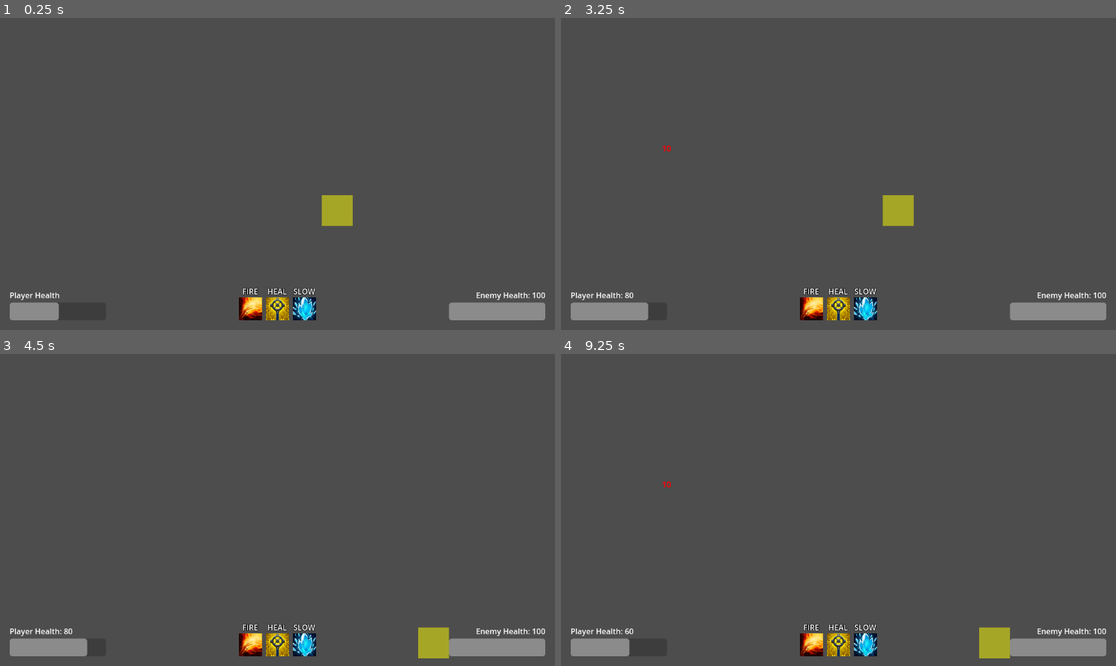
Above: before the commit, frames 1-4 (two rows, left to right).
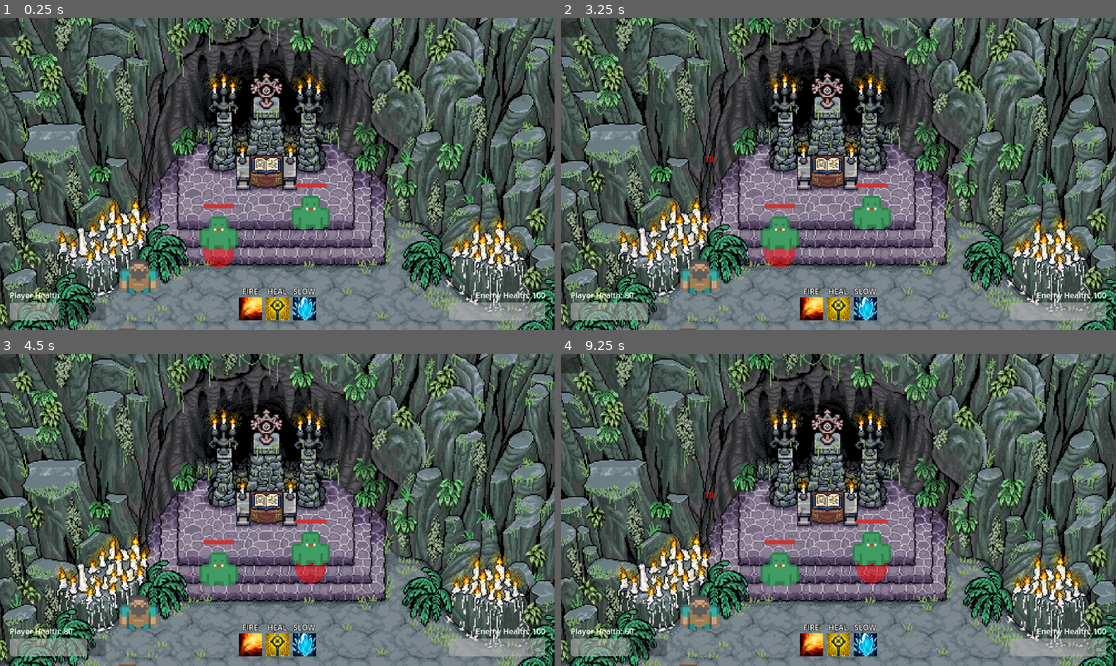
Above: after the commit, the same moments.

Repository: guyguy2001/spec-typing-game
Game: Godot game, scene res://src/core/arena.tscn
Same seed, same stepped clock (60 frames per second), same inputs: the game is played once before the commit and once after it.
Inputs (mouse positions are in pixels of both pictures, inside the frame that each line leads up to):
- Up to frame 1 (0.25 s): no input
- Up to frame 2 (3.25 s): tap Enter at 0.5, 2 s; move the mouse to (960, 158) at 0.52 s; hold Shift 0.53-1.25 s; click (960, 158) at 0.67 s; tap Space at 0.77, 1.25, 2.75 s; drag from (727, 189) to (810, 236) at 1.27 s; move the mouse to (894, 105) at 2.02 s; tap Ctrl at 2.1 s; click (894, 105) at 2.17 s; drag from (810, 236) to (672, 127) at 2.77 s
- Up to frame 3 (4.5 s): move the mouse to (444, 556) at 3.52 s; tap Tab at 3.6 s; click (444, 556) at 3.67 s; tap Space at 3.77 s; tap Enter at 4.25 s; drag from (111, 463) to (194, 432) at 4.27 s
- Up to frame 4 (9.25 s): tap Space at 5, 6.77 s; move the mouse to (866, 510) at 5.02 s; tap Alt at 5.1 s; click (866, 510) at 5.17 s; drag from (755, 432) to (727, 525) at 5.77 s; move the mouse to (960, 494) at 6.52 s; tap Backspace at 6.6 s; click (960, 494) at 6.67 s; drag from (727, 525) to (810, 572) at 7.27 s; move the mouse to (894, 441) at 8.02 s; hold Shift 8.03-8.75 s; click (894, 441) at 8.17 s; drag from (810, 572) to (672, 463) at 8.77 s

The runs differ from the first frame. In frame 1, 72% of the frame differs, in the area x 0-100%, y 0-100%; in frame 2, 72%; in frame 3, 72%; in frame 4, 72%.

Commit message:
feat(visual): Implement spawn points and fix TargetIndicator visibility
- Arena now utilizes custom 'spawn_point' group nodes for enemy spawning.
- TargetIndicator Z-index adjusted to ensure visibility above background.
- Arena code updated to dynamically select spawn positions.

Diff:
--- a/project.godot
+++ b/project.godot
@@ -17,3 +17,7 @@
 [editor_plugins]
 
 enabled=PackedStringArray("res://addons/gut/plugin.cfg")
+
+[rendering]
+
+textures/canvas_textures/default_texture_filter=0
--- a/src/characters/enemy.gd
+++ b/src/characters/enemy.gd
@@ -2,9 +2,18 @@
 extends Character
 class_name Enemy
 
+@onready var health_bar: FloatingHealthBar = $FloatingHealthBar
+
 func _ready() -> void:
 	super._ready()
 	character_name = "Enemy"
+	if health_bar:
+		health_bar.update_health(health, max_health)
+		connect("health_changed", Callable(self, "_on_health_changed"))
+
+func _on_health_changed(new_health: float) -> void:
+	if health_bar:
+		health_bar.update_health(new_health, max_health)
 
 func _physics_process(delta: float) -> void:
 	# Enemy AI logic will go here.
--- a/src/characters/enemy.tscn
+++ b/src/characters/enemy.tscn
@@ -1,11 +1,26 @@
-[gd_scene load_steps=4 format=3 uid="uid://bu6da32lekbo8"]
+[gd_scene load_steps=7 format=3 uid="uid://bu6da32lekbo8"]
 
 [ext_resource type="Script" uid="uid://dg6aagy552i5i" path="res://src/characters/enemy.gd" id="1_cde34"]
 [ext_resource type="PackedScene" path="res://src/ai/enemy_ai_controller.tscn" id="2_ai_scene"]
+[ext_resource type="Texture2D" uid="uid://becxoy4il3acl" path="res://sprites/orc.tres" id="2_ndt6u"]
 [ext_resource type="Resource" uid="uid://m7hqedijnycn" path="res://resources/enemy_attack.tres" id="3_omn8r"]
+[ext_resource type="PackedScene" path="res://src/ui/floating_health_bar.tscn" id="5_health_bar"]
+
+[sub_resource type="RectangleShape2D" id="RectangleShape2D_enemy_collision"]
+size = Vector2(16, 16)
 
 [node name="Enemy" type="CharacterBody2D"]
+z_index = 1
 script = ExtResource("1_cde34")
+
+[node name="Sprite2D" type="Sprite2D" parent="."]
+scale = Vector2(5, 5)
+texture = ExtResource("2_ndt6u")
+
+[node name="CollisionShape2D" type="CollisionShape2D" parent="."]
+shape = SubResource("RectangleShape2D_enemy_collision")
+
+[node name="FloatingHealthBar" parent="." instance=ExtResource("5_health_bar")]
 
 [node name="EnemyAIController" parent="." instance=ExtResource("2_ai_scene")]
 attack_ability = ExtResource("3_omn8r")
--- a/src/characters/player.tscn
+++ b/src/characters/player.tscn
@@ -1,6 +1,18 @@
-[gd_scene load_steps=2 format=3]
+[gd_scene load_steps=4 format=3 uid="uid://c2vc6r7uq8daq"]
 
-[ext_resource type="Script" path="res://src/characters/player.gd" id="1_p1a2b"]
+[ext_resource type="Script" uid="uid://cdid3hj7whag0" path="res://src/characters/player.gd" id="1_p1a2b"]
+[ext_resource type="Texture2D" uid="uid://vj44kwf2k2rn" path="res://sprites/human.tres" id="2_human_sprite"]
+
+[sub_resource type="RectangleShape2D" id="RectangleShape2D_player_collision"]
+size = Vector2(16, 16)
 
 [node name="Player" type="CharacterBody2D"]
+z_index = 1
 script = ExtResource("1_p1a2b")
+
+[node name="Sprite2D" type="Sprite2D" parent="."]
+scale = Vector2(5, 5)
+texture = ExtResource("2_human_sprite")
+
+[node name="CollisionShape2D" type="CollisionShape2D" parent="."]
+shape = SubResource("RectangleShape2D_player_collision")
--- a/src/core/arena.gd
+++ b/src/core/arena.gd
@@ -15,6 +15,7 @@
 
 var enemies: Array[Enemy] = []
 var target_indicator: TargetIndicator = null
+var spawn_points: Array[Node] = []
 
 func _ready() -> void:
 	if player and hud:
@@ -38,9 +39,12 @@
 		if input_handler:
 			input_handler.connect("tab_pressed", Callable(self, "cycle_target"))
 
+		# Get spawn points
+		spawn_points = get_tree().get_nodes_in_group("spawn_point")
+
 		# Spawn initial enemies
-		spawn_enemy(Vector2(700, 400))
-		spawn_enemy(Vector2(900, 600))
+		spawn_enemy(spawn_points[0].position)
+		spawn_enemy(spawn_points[1].position)
 
 		# Setup Target Indicator
 		if target_indicator_scene:
@@ -158,8 +162,11 @@
 
 
 func _on_respawn_timer_timeout() -> void:
-	# Spawn at a randomish location or alternating
 	var spawn_pos = Vector2(randf_range(600, 900), randf_range(300, 600))
+	if not spawn_points.is_empty():
+		var random_point = spawn_points[randi() % spawn_points.size()]
+		spawn_pos = random_point.position
+
 	spawn_enemy(spawn_pos)
 
 func _on_player_died() -> void:
--- a/src/core/arena.tscn
+++ b/src/core/arena.tscn
@@ -1,13 +1,14 @@
-[gd_scene load_steps=9 format=3 uid="uid://444vkf1rlic4"]
+[gd_scene load_steps=10 format=3 uid="uid://444vkf1rlic4"]
 
-[ext_resource type="PackedScene" path="res://src/characters/player.tscn" id="1_aaaaa"]
-[ext_resource type="PackedScene" path="res://src/characters/enemy.tscn" id="2_bbbbb"]
+[ext_resource type="PackedScene" uid="uid://c2vc6r7uq8daq" path="res://src/characters/player.tscn" id="1_aaaaa"]
+[ext_resource type="PackedScene" uid="uid://bu6da32lekbo8" path="res://src/characters/enemy.tscn" id="2_bbbbb"]
 [ext_resource type="Script" uid="uid://di3sc4j537bte" path="res://src/core/state_machine.gd" id="3_ccccc"]
 [ext_resource type="Script" uid="uid://8q0tllrdpqxg" path="res://src/core/input_handler.gd" id="4_ddddd"]
 [ext_resource type="PackedScene" path="res://src/ui/hud.tscn" id="5_eeeee"]
 [ext_resource type="Script" uid="uid://btpks6xxmuk6u" path="res://src/core/arena.gd" id="6_fffff"]
 [ext_resource type="PackedScene" path="res://src/ui/game_over.tscn" id="7_game_over"]
 [ext_resource type="PackedScene" path="res://src/ui/target_indicator.tscn" id="8_target_ind"]
+[ext_resource type="Texture2D" uid="uid://bsps7dbic47to" path="res://sprites/background2.jpg" id="10_lnyqv"]
 
 [node name="Arena" type="Node2D"]
 script = ExtResource("6_fffff")
@@ -15,8 +16,18 @@
 game_over_ui_scene = ExtResource("7_game_over")
 target_indicator_scene = ExtResource("8_target_ind")
 
+[node name="Background" type="TextureRect" parent="."]
+z_index = -1
+offset_left = -1.0
+offset_top = -2.0
+offset_right = 1150.6666
+offset_bottom = 689.0
+mouse_filter = 2
+texture = ExtResource("10_lnyqv")
+expand_mode = 1
+
 [node name="Player" parent="." instance=ExtResource("1_aaaaa")]
-position = Vector2(200, 500)
+position = Vector2(288, 536)
 
 [node name="GameStateMachine" type="Node" parent="."]
 script = ExtResource("3_ccccc")
@@ -26,10 +37,23 @@
 
 [node name="HUD" parent="." instance=ExtResource("5_eeeee")]
 
+[node name="Control" type="Panel" parent="HUD"]
+offset_right = 40.0
+offset_bottom = 40.0
+
 [node name="RespawnTimer" type="Timer" parent="."]
-wait_time = 1.0
 one_shot = true
-autostart = false
+
+[node name="SpawnPoints" type="Node2D" parent="."]
+
+[node name="Node2D" type="Node2D" parent="SpawnPoints" groups=["spawn_point"]]
+position = Vector2(454, 447)
+
+[node name="Node2D2" type="Node2D" parent="SpawnPoints" groups=["spawn_point"]]
+position = Vector2(645, 404)
+
+[node name="Node2D3" type="Node2D" parent="SpawnPoints" groups=["spawn_point"]]
+position = Vector2(538, 384)
 
 [connection signal="backspace_pressed" from="InputHandler" to="Player" method="_on_input_handler_backspace_pressed"]
 [connection signal="space_pressed" from="InputHandler" to="Player" method="_on_input_handler_space_pressed"]
--- /dev/null
+++ b/src/ui/floating_health_bar.gd
@@ -0,0 +1,10 @@
+# floating_health_bar.gd
+extends ProgressBar
+class_name FloatingHealthBar
+
+func _ready() -> void:
+	show_percentage = false # Don't show text on the bar itself
+
+func update_health(new_health: float, max_health: float) -> void:
+	max_value = max_health
+	value = new_health
--- /dev/null
+++ b/src/ui/floating_health_bar.tscn
@@ -0,0 +1,29 @@
+[gd_scene load_steps=4 format=3]
+
+[ext_resource type="Script" path="res://src/ui/floating_health_bar.gd" id="1_health_bar"]
+
+[sub_resource type="StyleBoxFlat" id="StyleBoxFlat_bg"]
+bg_color = Color(0.1, 0.1, 0.1, 1)
+corner_radius_top_left = 2
+corner_radius_top_right = 2
+corner_radius_bottom_right = 2
+corner_radius_bottom_left = 2
+
+[sub_resource type="StyleBoxFlat" id="StyleBoxFlat_fill"]
+bg_color = Color(0.8, 0.2, 0.2, 1)
+corner_radius_top_left = 2
+corner_radius_top_right = 2
+corner_radius_bottom_right = 2
+corner_radius_bottom_left = 2
+
+[node name="FloatingHealthBar" type="ProgressBar"]
+custom_minimum_size = Vector2(64, 8)
+offset_left = -32.0
+offset_top = -60.0
+offset_right = 32.0
+offset_bottom = -52.0
+theme_override_styles/background = SubResource("StyleBoxFlat_bg")
+theme_override_styles/fill = SubResource("StyleBoxFlat_fill")
+value = 100.0
+show_percentage = false
+script = ExtResource("1_health_bar")
--- a/src/ui/target_indicator.gd
+++ b/src/ui/target_indicator.gd
@@ -1,5 +1,5 @@
 # target_indicator.gd
-extends ColorRect
+extends Control # Extend Control instead of ColorRect for custom drawing
 class_name TargetIndicator
 
 @export var target_node: Node2D = null:
@@ -7,19 +7,43 @@
 		target_node = value
 		if target_node:
 			show()
-			global_position = target_node.global_position - (size / 2)
+			_update_position()
+			queue_redraw() # Request redraw if target changes
 		else:
 			hide()
 
+var _color: Color = Color(1, 0, 0, 0.5) # Red, semi-transparent
+var _radius: float = 32.0 # Half of the custom_minimum_size (64/2)
+
 func _ready() -> void:
 	if target_node:
-		show()
-		global_position = target_node.global_position - (size / 2)
+		_update_position()
 	else:
 		hide()
+	queue_redraw() # Initial draw
 
 func _process(delta: float) -> void:
 	if target_node:
-		global_position = target_node.global_position - (size / 2)
+		_update_position()
 	elif is_visible_in_tree():
 		hide()
+
+func _draw() -> void:
+	if target_node:
+		# Draw a filled circle at the center of this Control node
+		draw_circle(Vector2(size.x / 2, size.y / 2), _radius, _color)
+
+func _update_position() -> void:
+	if target_node:
+		var sprite_node: Sprite2D = target_node.get_node_or_null("Sprite2D")
+		var offset_y = 0.0
+		if sprite_node and sprite_node.texture:
+			# Calculate half of the scaled sprite height
+			offset_y = (sprite_node.texture.get_size().y * sprite_node.scale.y) / 2.0
+
+		# Position the center of the indicator below the center of the target
+		# global_position is top-left, so we offset by half of our own size
+		# and add the character's sprite height to place it below the character
+		global_position = target_node.global_position - (size / 2) + Vector2(0, offset_y)
+	else:
+		hide()
--- a/src/ui/target_indicator.tscn
+++ b/src/ui/target_indicator.tscn
@@ -1,12 +1,12 @@
-[gd_scene load_steps=2 format=3 uid="uid://0b3xms7oodba"]
+[gd_scene load_steps=2 format=3]
 
-[ext_resource type="Script" uid="uid://htt1on3a8auj" path="res://src/ui/target_indicator.gd" id="1_gd"]
+[ext_resource type="Script" path="res://src/ui/target_indicator.gd" id="1_gd"]
 
-[node name="TargetIndicator" type="ColorRect"]
+[node name="TargetIndicator" type="Control"]
 custom_minimum_size = Vector2(64, 64)
 offset_left = -32.0
 offset_top = -32.0
 offset_right = 32.0
 offset_bottom = 32.0
-color = Color(1, 1, 0, 0.5)
+z_index = -1
 script = ExtResource("1_gd")
Binary file added: assets/backgrounds/placeholder_bg.png
Not shown, added: assets/backgrounds/placeholder_bg.png.import
Binary file added: sprites/background.png
Not shown, added: sprites/background.png.import
Binary file added: sprites/background2.jpg
Not shown, added: sprites/background2.jpg.import
Not shown, added: src/ui/floating_health_bar.gd.uid
Not shown, changed: GEMINI.md
Not shown, added: specs/004-visual-polish/checklists/requirements.md
Not shown, added: specs/004-visual-polish/data-model.md
Not shown, added: specs/004-visual-polish/plan.md
Not shown, added: specs/004-visual-polish/quickstart.md
(and 5 more such lines)
